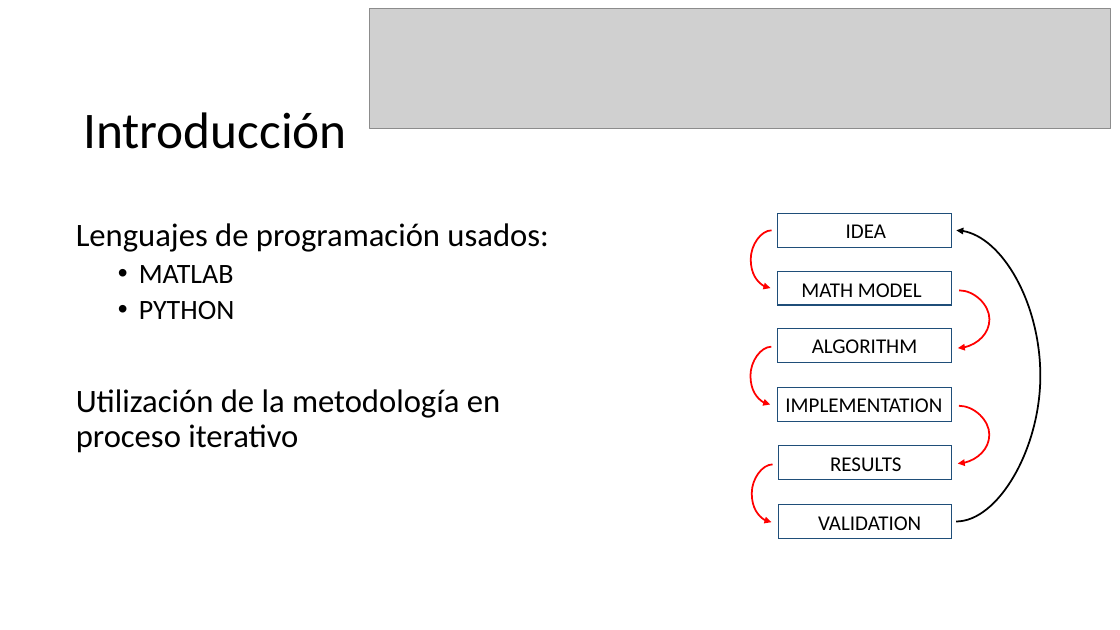
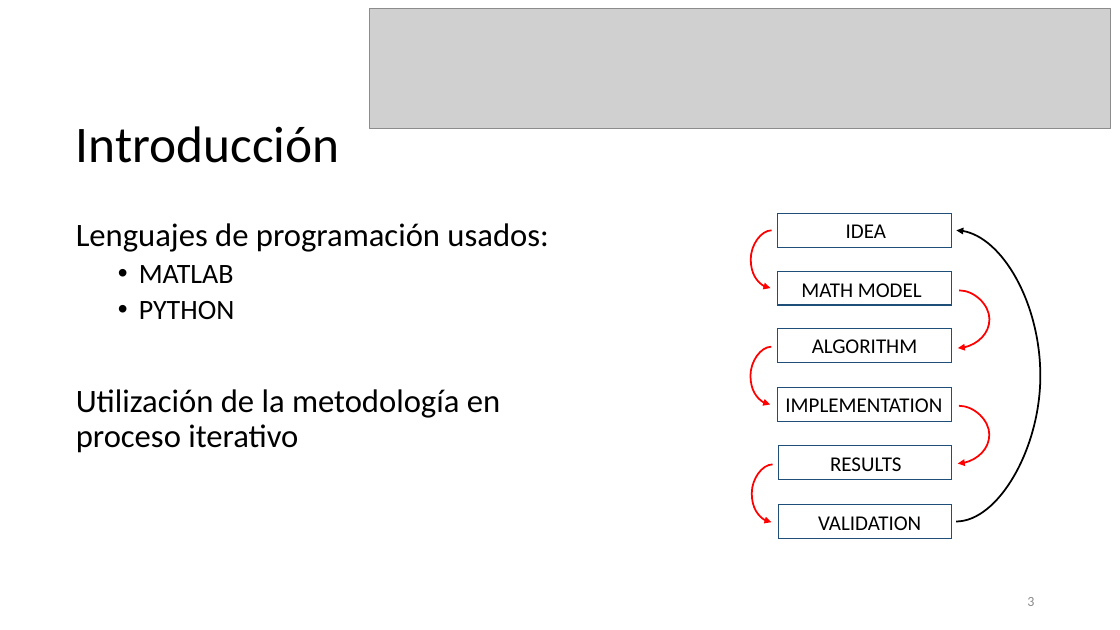
Before and after one commit to BlancaBC/Gravity, a slide deck: slide 3 of Presentacion.pptx. Drawn at 1120x630 pixels with LibreOffice and Linux fonts; fonts in the diff are those of the drawing; grey boxes stand for pictures. Boxes give left, top, right and bottom in pixels: in the first picture for what was removed or moved away, otherwise in the second. Text is boxed around its words. In the diff, an @@ line names an element or a change of style, - is before the commit and + after.

```diff
--- a/Presentacion.pptx
+++ b/Presentacion.pptx
@@ text "Introducción": place and size @@
-text "Introducción" at [83, 112, 347, 149]
+text "Introducción" at [76, 126, 340, 163]
@@ page number added at [1027, 597, 1034, 606], 12 pt, text #8C8C8C @@
+3
```
Also in this commit, not shown: 11 other slides changed, 1 slide added.
